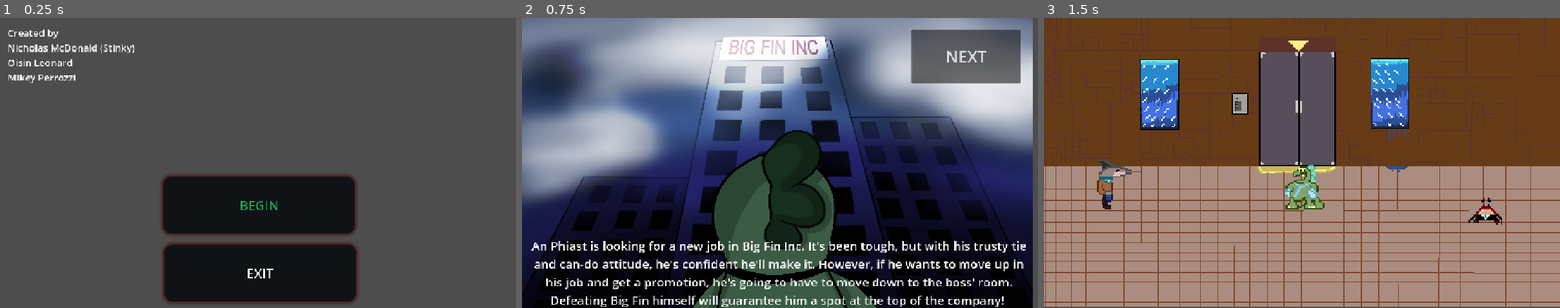
Above: before the commit, frames 1-3 (left to right).
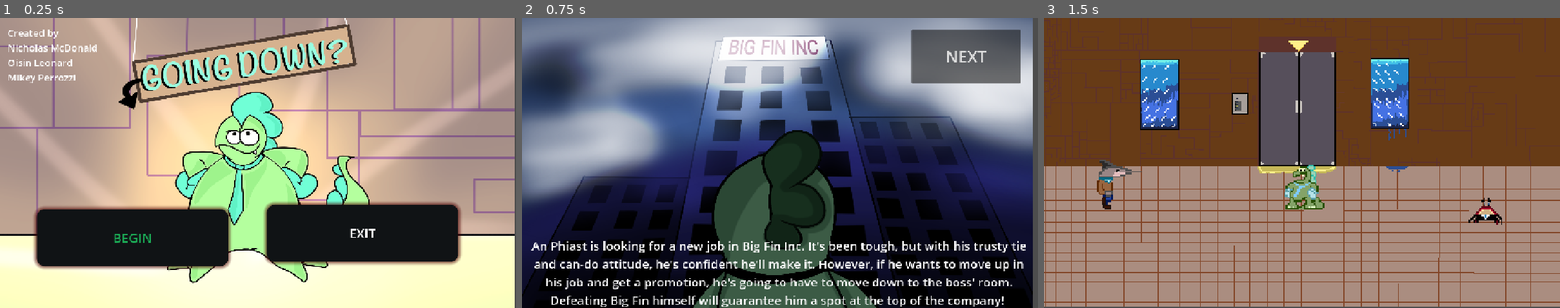
Above: after the commit, the same moments.

Repository: MikeyPerrozzi/Going-Down-
Game: Godot game, scene res://scenes/title screen.tscn
Two runs of this game, one before a commit and one after it. Both use one fixed random seed, a clock stepped at 60 frames per second and the inputs below.
Inputs:
- Up to frame 1 (0.25 s): no input
- Up to frame 2 (0.75 s): click "BEGIN" at 0.5 s
- Up to frame 3 (1.5 s): click "NEXT" at 1.25 s

The runs differ from the first frame. In frame 1, 94% of the frame differs, in the area x 0-100%, y 0-100%; in frame 2, nothing differs; in frame 3, nothing differs.

Commit message:
Added title image

Diff:
--- /dev/null
+++ b/going-down--/next.gd
@@ -0,0 +1,17 @@
+extends Control
+
+
+# Called when the node enters the scene tree for the first time.
+func _ready() -> void:
+	pass # Replace with function body.
+
+
+# Called every frame. 'delta' is the elapsed time since the previous frame.
+func _process(delta: float) -> void:
+	pass
+
+
+
+
+func _on_pressed() -> void:
+	get_tree().change_scene_to_file("res://scenes/game.tscn")
--- /dev/null
+++ b/going-down--/scenes/cutscene2.tscn
@@ -0,0 +1,41 @@
+[gd_scene format=3 uid="uid://cfd8phywy046f"]
+
+[ext_resource type="Texture2D" uid="uid://ctdnn6ea66jq8" path="res://assets/An phiast scene 2.png" id="1_af4c7"]
+[ext_resource type="Script" uid="uid://d2o1mtbb0ukf4" path="res://next.gd" id="2_6neoj"]
+
+[sub_resource type="StyleBoxFlat" id="StyleBoxFlat_dqjbv"]
+bg_color = Color(0, 0, 0, 0.41568628)
+
+[node name="Control" type="Control" unique_id=526122839]
+layout_mode = 3
+anchors_preset = 0
+offset_right = 40.0
+offset_bottom = 40.0
+script = ExtResource("2_6neoj")
+
+[node name="AnPhiastScene2" type="Sprite2D" parent="." unique_id=610858855]
+position = Vector2(638.9552, 366.87497)
+scale = Vector2(0.8492655, 0.7492363)
+texture = ExtResource("1_af4c7")
+
+[node name="Button" type="Button" parent="." unique_id=1846230115]
+layout_mode = 0
+offset_left = 972.0
+offset_top = 33.0
+offset_right = 1260.0
+offset_bottom = 169.0
+theme_override_font_sizes/font_size = 40
+text = "NEXT"
+script = ExtResource("2_6neoj")
+
+[node name="Label" type="Label" parent="." unique_id=1647191885]
+layout_mode = 0
+offset_left = -4.0
+offset_top = 567.0
+offset_right = 1282.0
+offset_bottom = 732.0
+theme_override_font_sizes/font_size = 32
+theme_override_styles/normal = SubResource("StyleBoxFlat_dqjbv")
+text = "With the other employees fighting for the same position,
+ An Phiast is going to have to punch his way down to the boss room!"
+horizontal_alignment = 1
--- a/going-down--/scenes/title screen.tscn
+++ b/going-down--/scenes/title screen.tscn
@@ -1,6 +1,7 @@
 [gd_scene format=3 uid="uid://btuvg57cil2j0"]
 
 [ext_resource type="Script" uid="uid://deg7nnw8dgfhw" path="res://scripts/title_screen.gd" id="1_73n4j"]
+[ext_resource type="Texture2D" uid="uid://ks1sdwont73u" path="res://assets/Title.png" id="2_olc8q"]
 
 [sub_resource type="StyleBoxFlat" id="StyleBoxFlat_aea6e"]
 bg_color = Color(0.061718084, 0.07507, 0.08488081, 1)
@@ -28,10 +29,10 @@
 anchor_top = 1.0
 anchor_right = 0.5
 anchor_bottom = 1.0
-offset_left = -235.0
-offset_top = -326.0
-offset_right = 240.0
-offset_bottom = -185.0
+offset_left = -549.0
+offset_top = -245.0
+offset_right = -74.0
+offset_bottom = -104.0
 grow_horizontal = 2
 grow_vertical = 0
 theme_override_colors/font_color = Color(0.108391546, 0.6651001, 0.33336246, 1)
@@ -46,10 +47,10 @@
 anchor_top = 1.0
 anchor_right = 0.5
 anchor_bottom = 1.0
-offset_left = -232.0
-offset_top = -157.0
-offset_right = 243.0
-offset_bottom = -16.0
+offset_left = 22.0
+offset_top = -256.0
+offset_right = 497.0
+offset_bottom = -115.0
 grow_horizontal = 2
 grow_vertical = 0
 theme_override_colors/font_color = Color(1, 1, 1, 1)
@@ -65,9 +66,15 @@
 offset_bottom = 211.0
 theme_override_font_sizes/font_size = 24
 text = "Created by
-Nicholas McDonald (Stinky)
+Nicholas McDonald
 Oisin Leonard
 Mikey Perrozzi "
+
+[node name="Title" type="Sprite2D" parent="." unique_id=802227063]
+z_index = -1
+position = Vector2(636.4745, 380.50003)
+scale = Vector2(0.8471884, 0.8319755)
+texture = ExtResource("2_olc8q")
 
 [connection signal="pressed" from="Start Button" to="." method="_on_start_pressed"]
 [connection signal="pressed" from="Exit Button" to="." method="_on_start_pressed"]
Binary file added: going-down--/assets/An phiast scene 2.png
Not shown, added: going-down--/assets/An phiast scene 2.png.import
Binary file added: going-down--/assets/Title.png
Not shown, added: going-down--/assets/Title.png.import
Not shown, added: going-down--/next.gd.uid
